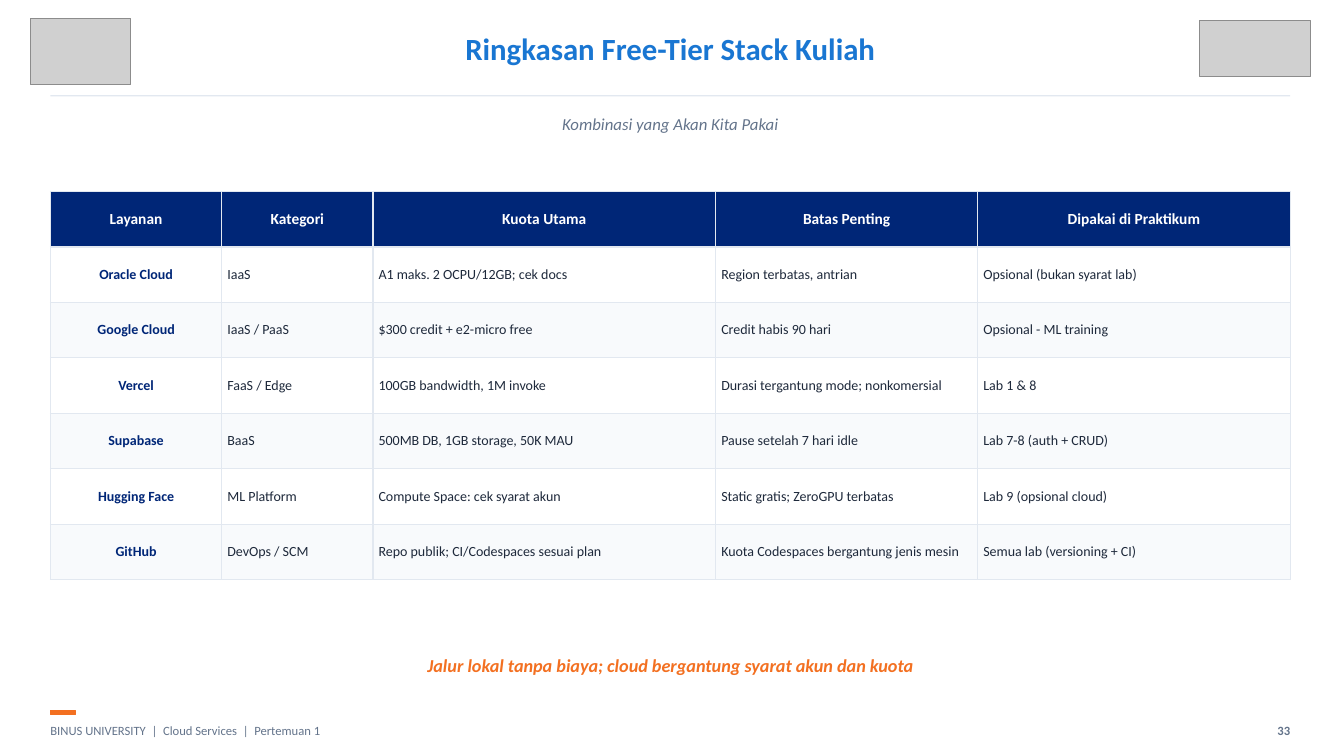
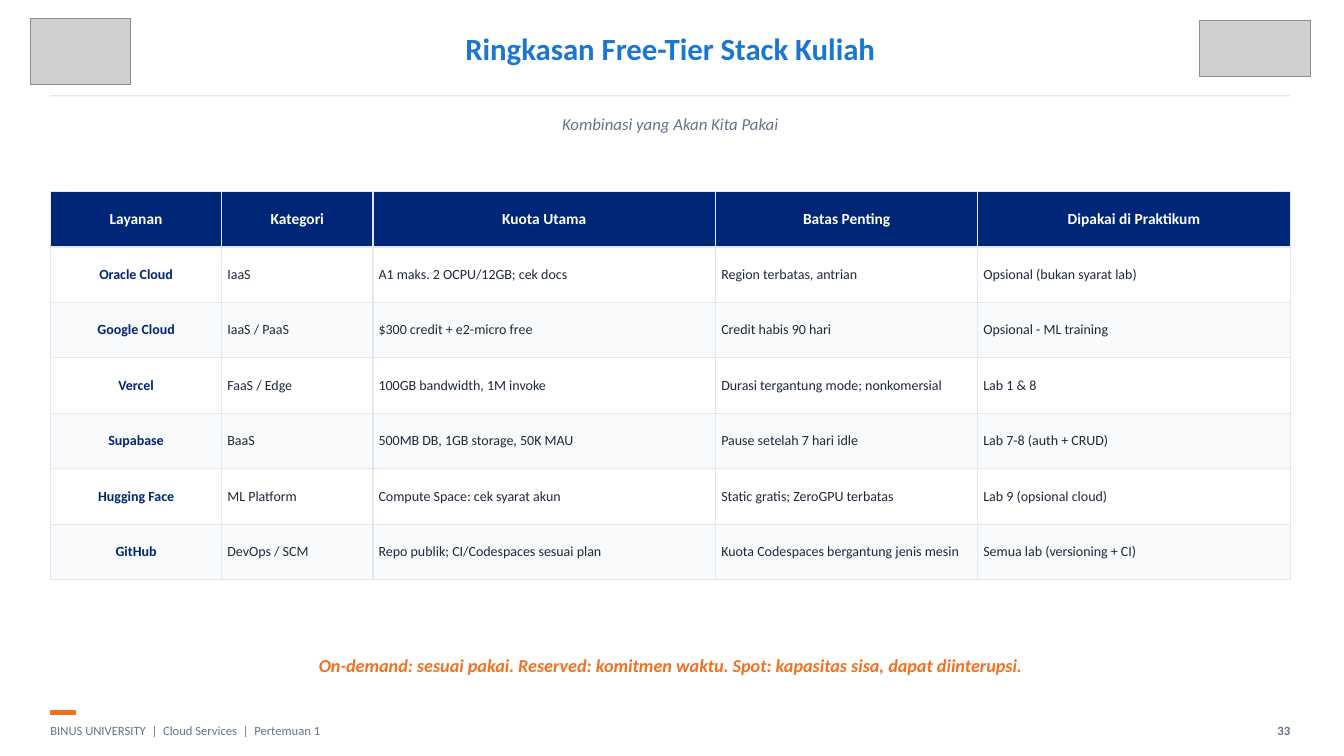
Before and after one commit to SeedFlora/meet1CloudService, a slide deck: slide 33 of slides/Teori_Pertemuan_01.pptx. Drawn at 1344x756 pixels with LibreOffice and Linux fonts; fonts in the diff are those of the drawing; grey boxes stand for pictures. Boxes give left, top, right and bottom in pixels: in the first picture for what was removed or moved away, otherwise in the second. Text is boxed around its words. In the diff, an @@ line names an element or a change of style, - is before the commit and + after.

```diff
--- a/slides/Teori_Pertemuan_01.pptx
+++ b/slides/Teori_Pertemuan_01.pptx
@@ text at <box>319,659,1022,675</box>: text changed @@
-Jalur lokal tanpa biaya; cloud bergantung syarat akun dan kuota
+On-demand: sesuai pakai. Reserved: komitmen waktu. Spot: kapasitas sisa, dapat diinterupsi.
```
Also in this commit, not shown: 1 other slide changed, 12 other files.
